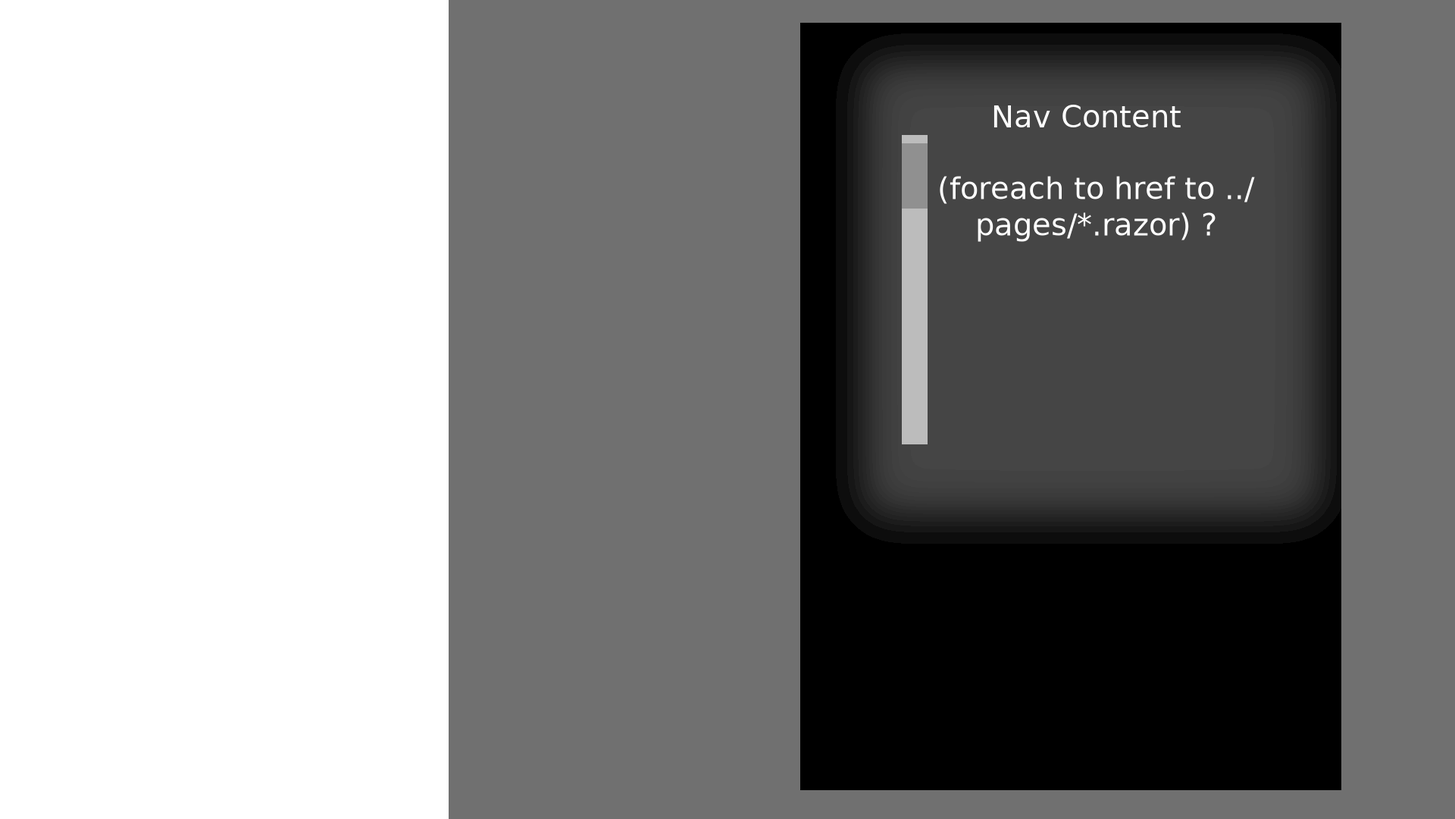
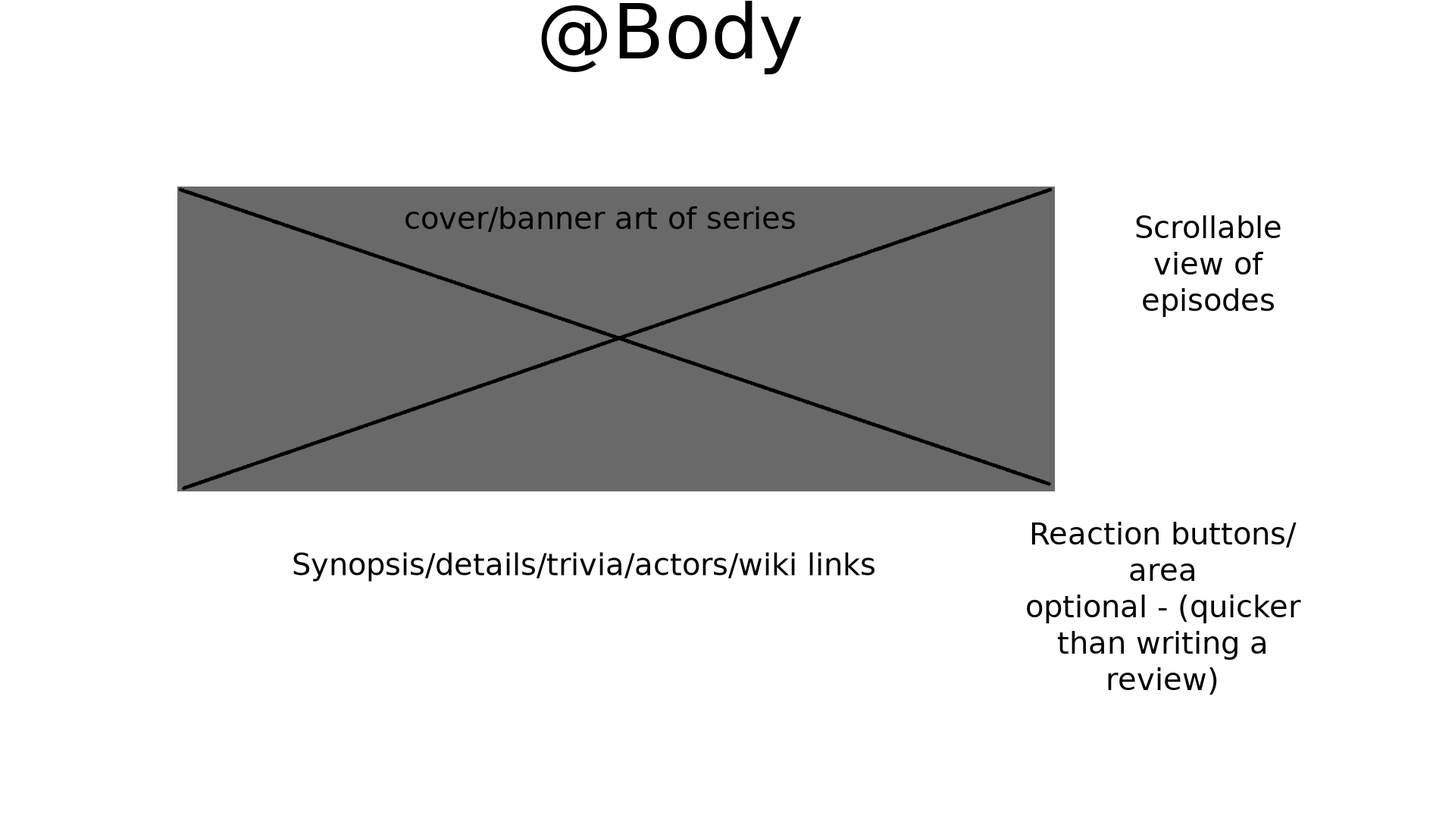
Layer changes from the first 1455 × 819 image to the second:
added group "/{seriesID}" with 6 layers above "Nav" over (177, 0, 1448, 819)
added layer "@Body" in group "/{seriesID}" over (541, 0, 802, 75)
added layer "Reaction buttons/area ..." in group "/{seriesID}" over (1027, 521, 1302, 695)
added layer "..." in group "/{seriesID}" over (293, 551, 875, 582)
added layer "Scrollable view of episodes" in group "/{seriesID}" over (1136, 215, 1281, 317)
added layer "cover/banner art of series ..." in group "/{seriesID}" over (405, 206, 796, 232)
added layer "SeriesView" in group "/{seriesID}" over (177, 0, 1448, 819)
hid group "Nav" (4 layers) over (177, 0, 1455, 819)
